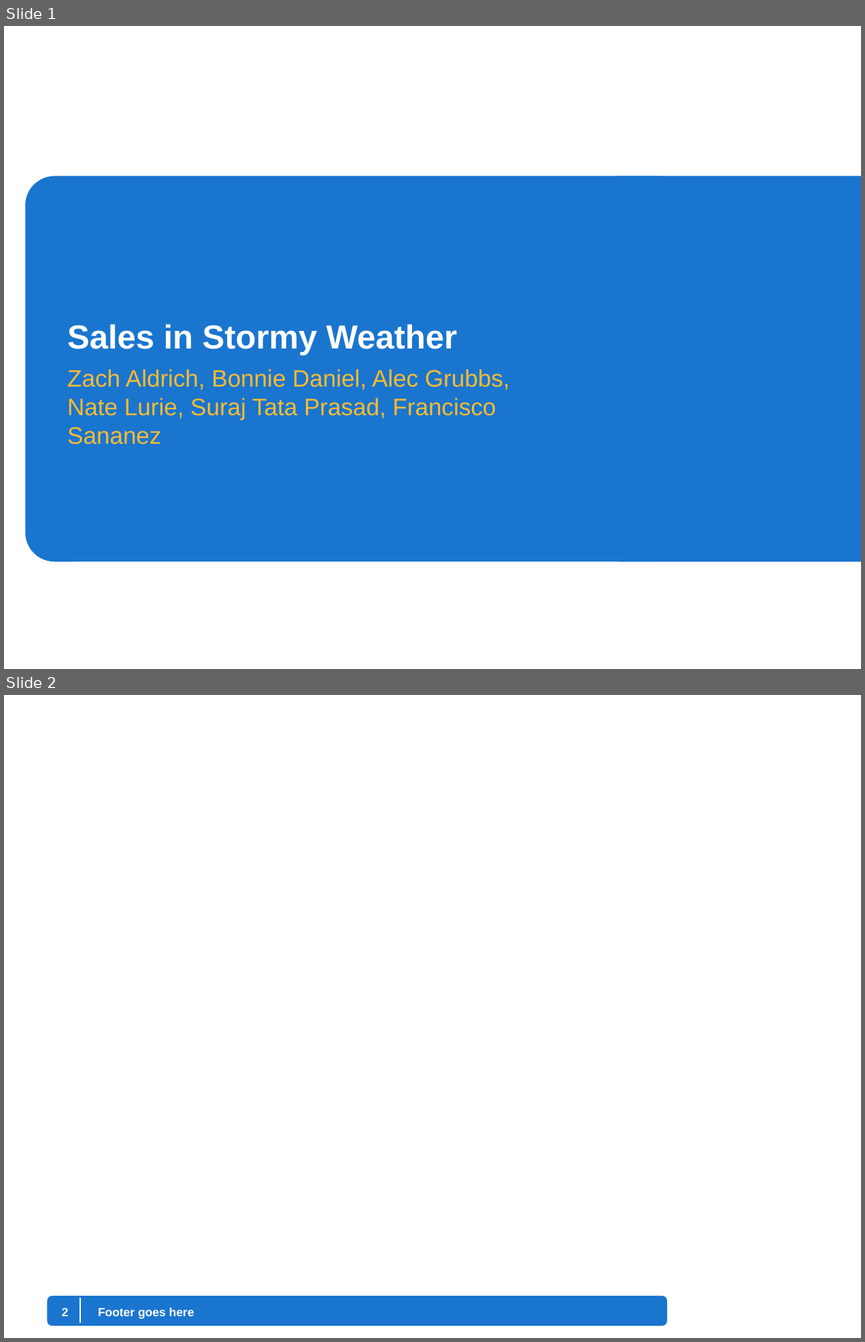
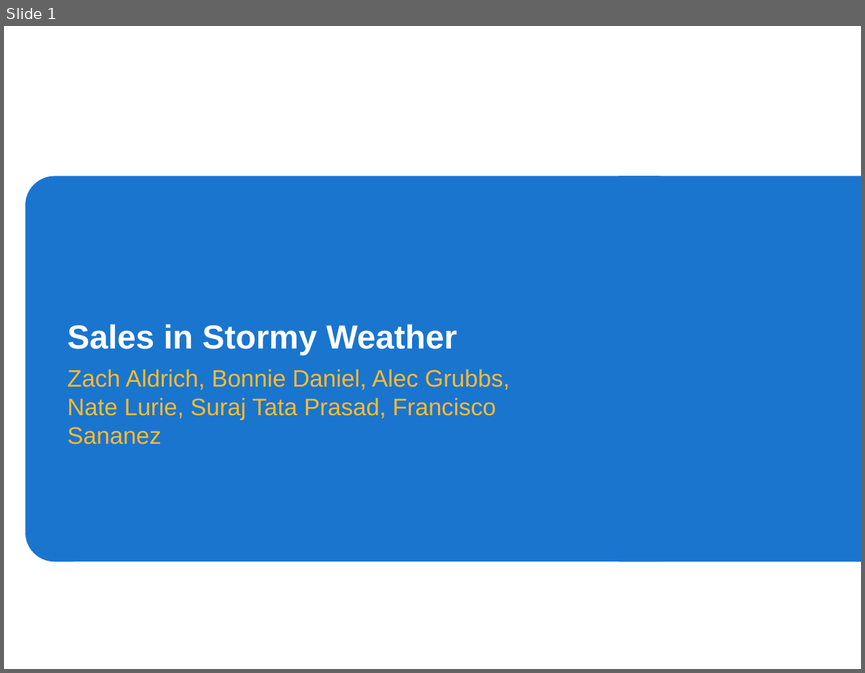
Before and after one commit to amacgrubbs/My-Stats-Class, a slide deck: Walmart_Powerpoint_Template.pptx. Shown one above the other, each under a label of ours: slides 1 and 2 before the commit, slide 1 after it. The pictures are 865x1342 and 865x673 pixels, drawn with LibreOffice and Linux fonts; fonts in the diff are those of the drawing; background and template pictures are left out. Boxes give left, top, right and bottom in pixels: in the first picture for what was removed or moved away, otherwise in the second. Text is boxed around its words. In the diff, an @@ line names an element or a change of style, - is before the commit and + after.

```diff
--- a/Walmart_Powerpoint_Template.pptx
+++ b/Walmart_Powerpoint_Template.pptx
@@ slide 2 removed at (4, 695, 861, 1338), background #FFFFFF @@
@@ rounded rectangle removed at (47, 1295, 666, 1325) @@
@@ line removed from (80, 1297) to (80, 1322) @@
@@ page number removed at (62, 1307, 69, 1316) @@
-2
@@ text removed at (98, 1307, 194, 1319) @@
-Footer goes here
```
Also in this commit, not shown: 4 slides added, 1 other file.
